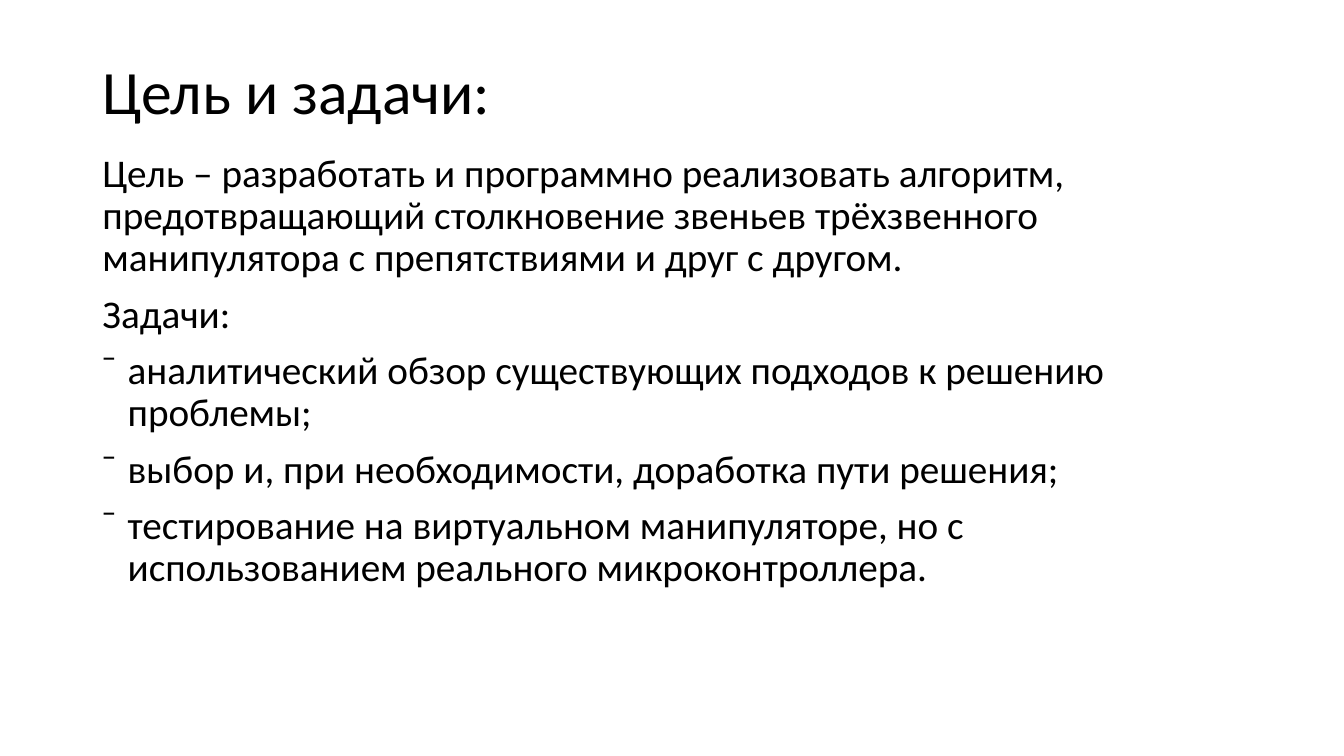
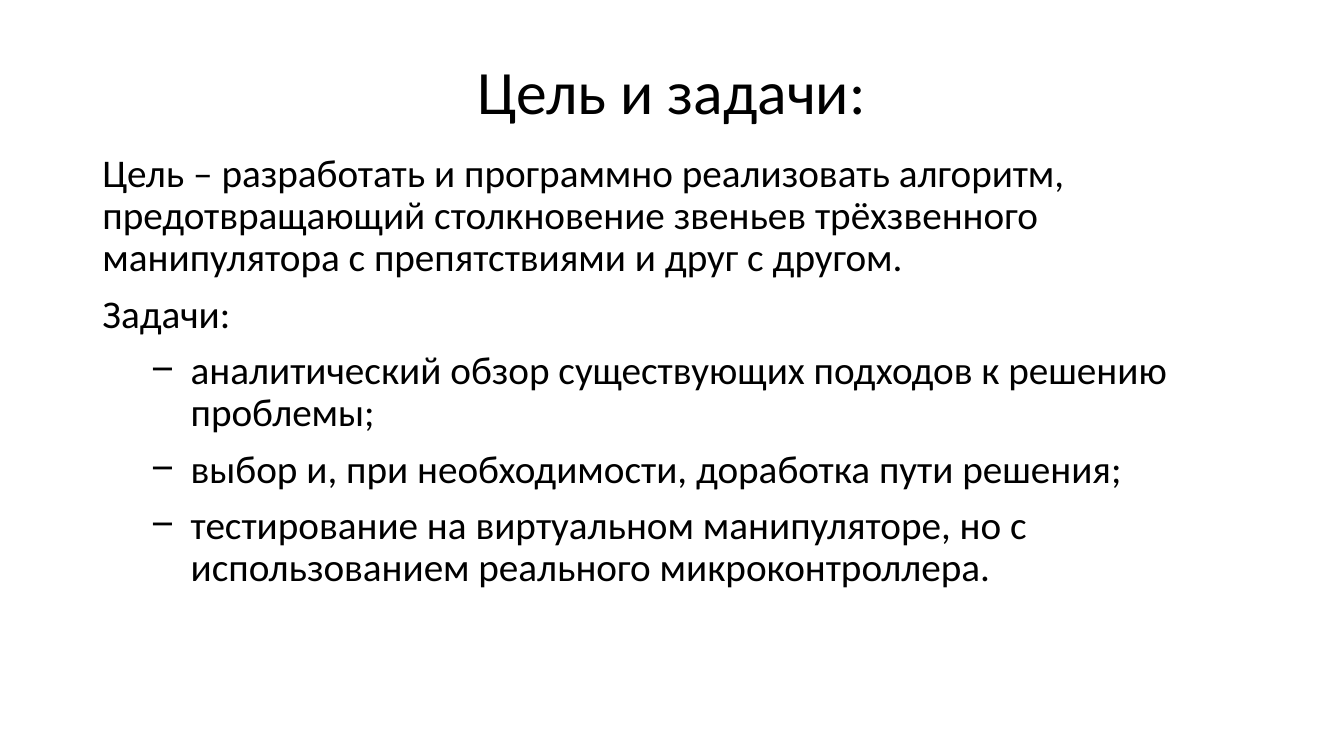
Before and after one commit to NikitaKhalyavin/NIR, a slide deck: slide 3 of семинар2Халявин.pptx. Drawn at 1344x756 pixels with LibreOffice and Linux fonts; fonts in the diff are those of the drawing. Boxes give left, top, right and bottom in pixels: in the first picture for what was removed or moved away, otherwise in the second. Text is boxed around its words. In the diff, an @@ line names an element or a change of style, - is before the commit and + after.

```diff
--- a/семинар2Халявин.pptx
+++ b/семинар2Халявин.pptx
@@ title "Цель и задачи:" at [478, 74, 866, 124]: alignment left to centre @@
@@ text at [191, 357, 1166, 588]: bullet ⁻ to − @@
```
Also in this commit, not shown: 14 other slides changed, 3 other files.
